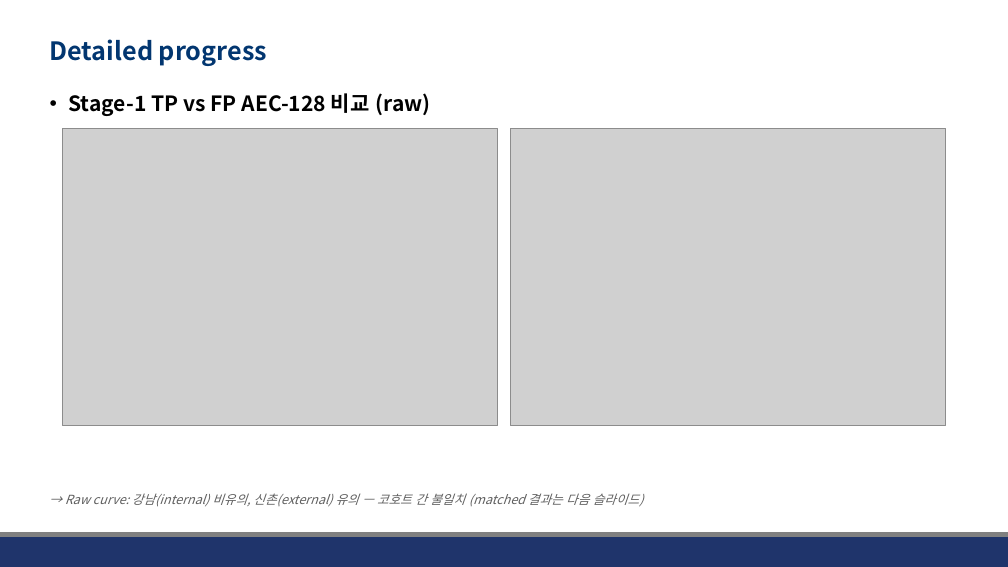
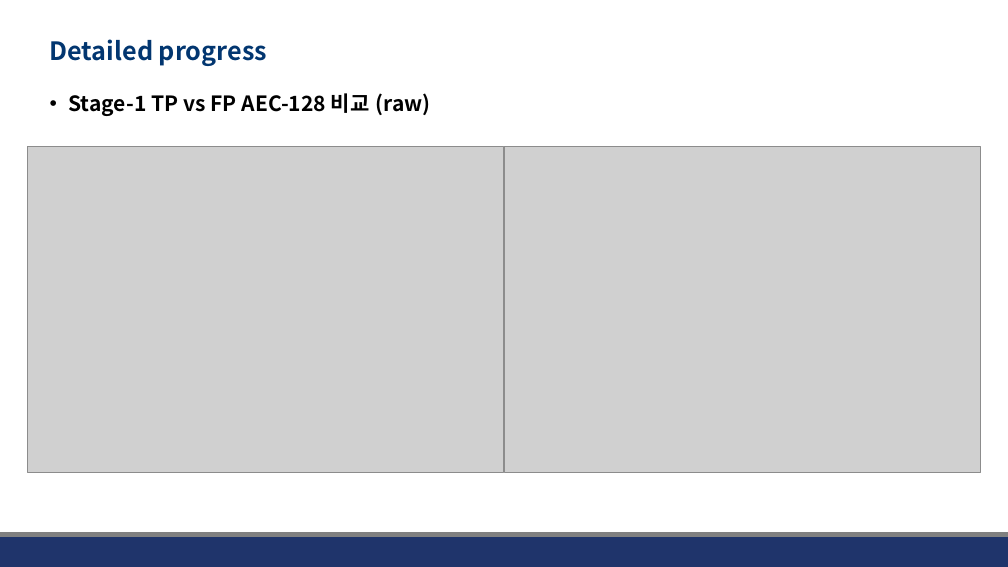
Before and after one commit to JHWannabe/Clinical_Study, a slide deck: slide 6 of docs/260724_Comparison of AECs between groups after low-smi classification with clinic data.pptx (slide 7 before the commit). Drawn at 1008x567 pixels with LibreOffice and Linux fonts; fonts in the diff are those of the drawing; grey boxes stand for pictures; background and template pictures are left out. Boxes give left, top, right and bottom in pixels: in the first picture for what was removed or moved away, otherwise in the second. Text is boxed around its words. In the diff, an @@ line names an element or a change of style, - is before the commit and + after.

```diff
--- a/docs/260724_Comparison of AECs between groups after low-smi classification with clinic data.pptx
+++ b/docs/260724_Comparison of AECs between groups after low-smi classification with clinic data.pptx
@@ picture resized from (x1=62, y1=129, x2=498, y2=426) to (x1=28, y1=147, x2=504, y2=472) @@
@@ picture resized from (x1=510, y1=129, x2=946, y2=426) to (x1=504, y1=147, x2=981, y2=472) @@
@@ text removed at (x1=65, y1=493, x2=644, y2=507) @@
-→ Raw curve: 강남(internal) 비유의, 신촌(external) 유의 — 코호트 간 불일치 (matched 결과는 다음 슬라이드)
```
Also in this commit, not shown: 2 other slides changed, 6 slides added, 30 other files.
